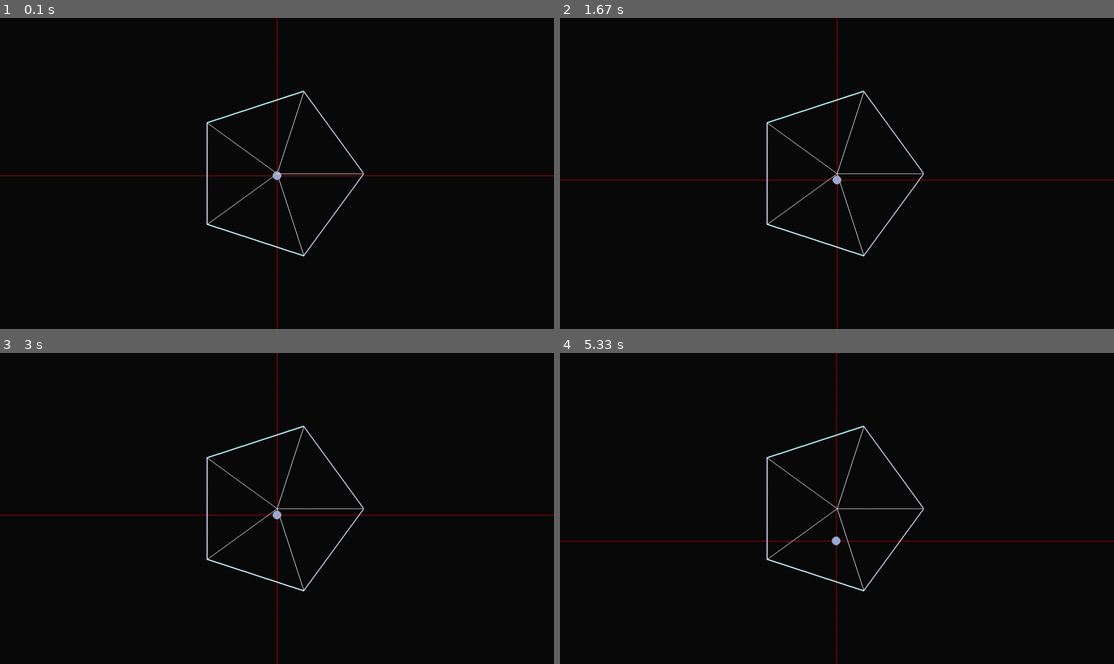
Above: before the commit, frames 1-4 (two rows, left to right).
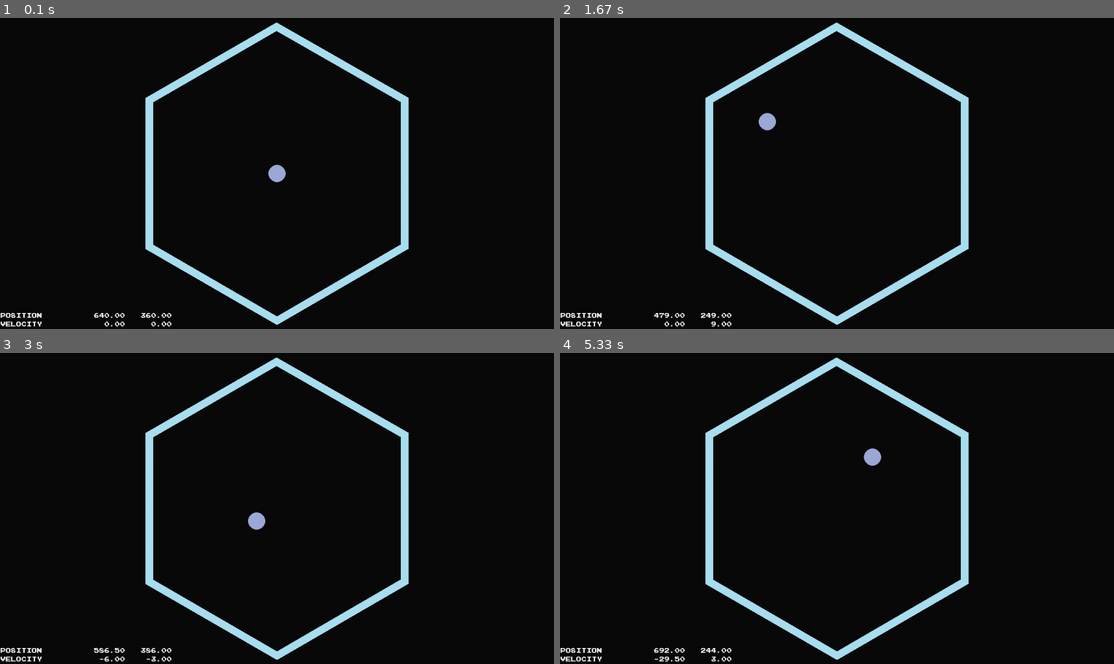
Above: after the commit, the same moments.

Repository: jwannamaker/PolyBounce
Game: pygame game, started from main.py
Same seed, same stepped clock (60 frames per second), same inputs: the game is played once before the commit and once after it.
Inputs:
- Up to frame 1 (0.1 s): no input
- Up to frame 2 (1.67 s): hold D 0.33-0.8 s; hold W 0.83-1.13 s; hold D 1.17-1.63 s
- Up to frame 3 (3 s): hold A 1.67-2.2 s; hold S 2.23-2.53 s; hold A 2.57-2.97 s
- Up to frame 4 (5.33 s): hold W 3-3.37 s; hold D 3.4-4.03 s; hold S 4.07-4.43 s; hold A 4.47-4.93 s; hold D from 4.97 s (still down)

The runs differ from the first frame. In frame 1, 5.8% of the frame differs, in the area x 0-100%, y 0-100%; in frame 2, 5.8%; in frame 3, 5.9%; in frame 4, 6.0%.

Commit message:
Collision response sorta works? The flipped y axis is throwing me off

Diff:
--- a/ball.py
+++ b/ball.py
@@ -4,16 +4,12 @@
 from utils import *
 
 class Ball(pygame.sprite.Sprite):
-    def __init__(self, radius, color=random.choice(list(PALLETE.values()))):
+    def __init__(self, radius, ring_group, color=random.choice(list(PALLETE.values()))):
         super().__init__()
         self.radius = radius
         self.color = color
-        self.position = Vector2(CENTER)
-        self.prev_position = Vector2(self.position)
-
+        self.position = CENTER.copy()
         self.velocity = Vector2(0, 0)
-        self.acceleration = Vector2(GRAVITY)
-
         self.keys_held = []
 
         self.image = pygame.Surface((self.radius * 2, self.radius * 2))
@@ -23,32 +19,10 @@
         pygame.draw.circle(self.image, self.color, [self.radius, self.radius], self.radius)
         self.rect = self.image.get_rect()
         self.rect.topleft = self.position - Vector2(self.radius)
+        self.prev_rect = self.rect.copy()
 
+        self.ring_group = ring_group
         self.mask = pygame.mask.from_surface(self.image)
-        self.ring_group = pygame.sprite.Group()
-
-    def set_ring_group(self, group):
-        self.ring_group = group
-
-    def add_ring(self, ring):
-        self.ring_group.add(ring)
-
-    def draw(self, surface):
-        '''
-            Draws the ball on the specified surface by first calculating where
-            the topleft is positioned. Necessary because .blit() takes the
-            topleft as the second argument.
-        '''
-        self.rect.topleft = self.position - Vector2(self.radius)
-        surface.blit(self.image, self.rect.topleft)
-
-    def collides_with(self, other):
-        '''
-            Returns True is the distance from the center of the ball to the center
-            of the other object is less than or equal to the sum of their radii.
-        '''
-        distance = self.position.distance_to(other.position)
-        return distance <= self.radius + other.radius
 
     def collision(self, type):
         # collision_sprites = pygame.sprite.spritecollide(self, self.ring_group, False, pygame.sprite.collide_circle)
@@ -62,35 +36,47 @@
                 # Convert the overlap coordinate into a coordinate on the screen
                 collision_x = overlap[0] + sprite.rect.topleft[0]
                 collision_y = overlap[1] + sprite.rect.topleft[1]
-                collision_coord = Vector2(collision_x, collision_y)
-                print('Collision Site:', collision_coord)
-                print('Ball Position:', self.position)
                 if type == 'horizontal':
                     # Collision is on the right
-
+                    if self.rect.right >= collision_x and self.prev_rect.right <= collision_x:
+                        self.position.x = collision_x - self.radius
+                        self.rect.right = collision_x
+                        self.velocity.x *= -1
 
                     # Collision is on the left
-                    pass
+                    if self.rect.left <= collision_x and self.prev_rect.left >= collision_x:
+                        self.position.x = collision_x + self.radius
+                        self.rect.left = collision_x
+                        self.velocity.x *= -1
 
                 if type == 'vertical':
+                    # Collision is on the bottom
+                    if self.rect.bottom >= collision_y and self.prev_rect.bottom <= collision_y:
+                        self.position.y = collision_y - self.radius
+                        self.rect.bottom = collision_y
+                        self.velocity.y *= -1
+
                     # Collision is on the top
-                    pass
-
-                    # Collision is on the bottom
-                    pass
-
+                    if self.rect.top <= collision_y and self.prev_rect.top >= collision_y:
+                        self.position.y = collision_y + self.radius
+                        self.rect.top = collision_y
+                        self.velocity.y *= -1
 
     def update(self):
-        self.prev_position = self.position.copy()
+        self.prev_rect = self.rect.copy()
 
         # Applying any user input for movement
         if self.keys_held.count('left'):
-            self.velocity.x -= 1
+            self.velocity.x -= 0.5
         if self.keys_held.count('right'):
-            self.velocity.x += 1
+            self.velocity.x += 0.5
+        if self.keys_held.count('up'):
+            self.velocity.y -= 0.5
+        if self.keys_held.count('down'):
+            self.velocity.y += 0.5
 
         # Checking if hit left wall
-        if self.position.x - self.radius < 0:
+        if self.position.x - self.radius <= 0:
             self.position.x = self.radius # Correct position to be within the wall and then bounce off
             self.velocity.x *= -0.2    # Negative to reverse direction, < 1 to simulate loss of momentum
 
@@ -100,7 +86,7 @@
             self.velocity.x *= -0.2    # Bounce off with a dampening effect
 
         # Checking if hit top wall
-        if self.position.y - self.radius < 0:
+        if self.position.y - self.radius <= 0:
             self.position.y = self.radius
             self.velocity.y *= -0.9
 
@@ -109,13 +95,22 @@
             self.position.y = SCREEN_SIZE.y - self.radius
             self.velocity.y *= -0.9
 
+        self.rect.topleft = self.position - Vector2(self.radius)
 
-        self.velocity += self.acceleration
+        self.collision('horizontal')    # Detect collision along x-axis
         self.position.x += self.velocity.x
-        self.collision('horizontal')    # Detect collision along x-axis
+
+        self.collision('vertical')      # Detect collision along y-axis
         self.position.y += self.velocity.y
-        self.collision('vertical')      # Detect collision along y-axis
-        self.rect.topleft = self.position - Vector2(self.radius)
+
+
+    def draw(self, surface):
+        '''
+            Draws the ball on the specified surface by first calculating where
+            the topleft is positioned. Necessary because .blit() takes the
+            topleft as the second argument.
+        '''
+        surface.blit(self.image, self.rect.topleft)
 
     def get_slope(self):
         '''
--- a/game.py
+++ b/game.py
@@ -25,17 +25,16 @@
         self.background = pygame.Surface(self.screen.get_size()).convert()
         self.background.fill(BACKGROUND_PALLETE['black'])
         self.screen.blit(self.background, (0, 0))
-        pygame.display.flip()
+        self.running = False
 
         # game objects setup
-        self.player_ball = Ball(10)
+        self.inner_ring = Polygon(350, 6)
+        # self.outer_ring = Polygon(250, 6)
+        # self.outer_outer_ring = Polygon(300, 6)
+        self.ring_group = pygame.sprite.Group(self.inner_ring)
+
+        self.player_ball = Ball(20, self.ring_group)
         self.player_group = pygame.sprite.RenderClear(self.player_ball)
-
-        self.inner_ring = Polygon(200, 5)
-        self.ring_group = pygame.sprite.RenderClear(self.inner_ring)
-        self.player_ball.add_ring(self.inner_ring)
-
-        self.running = False
 
     def start(self):
         self.running = True
@@ -43,6 +42,16 @@
 
     def set_fps(self, fps):
         self.fps = fps
+
+    def display_stats(self):
+        player_info = []
+        player_info.append('{:15s} {:8.2f} {:8.2f}'.format('Position', self.player_ball.position[0], self.player_ball.position[1]))
+        player_info.append('{:15s} {:8.2f} {:8.2f}'.format('Velocity', self.player_ball.velocity[0], self.player_ball.velocity[1]))
+
+        # TODO Make some fancy display rect for the text to go onto and then blit that onto the screen
+
+        for i, line in enumerate(player_info):
+            self.screen.blit(self.font.render(line, True, PALLETE['white']), (0, SCREEN_SIZE.y - 40 + 20 * i))
 
     def handle_user_input(self):
         '''
@@ -110,7 +119,7 @@
                 # self.player_ball.position.y += dy
 
         self.player_ball.update()
-        self.inner_ring.update()
+        self.ring_group.update()
 
     def update_game_state(self):
         '''
@@ -118,10 +127,11 @@
         '''
         self.screen.blit(self.background, (0, 0))
         # drawing some lines for the purpose of debugging/analyzing output values
-        pygame.draw.line(self.screen, (255, 0, 0), (self.player_ball.position.x, 0), (self.player_ball.position.x, SCREEN_SIZE.y))
-        pygame.draw.line(self.screen, (255, 0, 0), (0, self.player_ball.position.y), (SCREEN_SIZE.x, self.player_ball.position.y))
+        # pygame.draw.line(self.screen, (255, 0, 0), (self.player_ball.position.x, 0), (self.player_ball.position.x, SCREEN_SIZE.y))
+        # pygame.draw.line(self.screen, (255, 0, 0), (0, self.player_ball.position.y), (SCREEN_SIZE.x, self.player_ball.position.y))
+        self.display_stats()
         self.player_ball.draw(self.screen)
-        self.inner_ring.draw(self.screen)
+        self.ring_group.draw(self.screen)
         self.dt = self.clock.tick(self.fps) / 1000
         pygame.display.flip()
 
--- a/main.py
+++ b/main.py
@@ -5,7 +5,7 @@
 
 def main():
     game = PolyBounce()
-    game.set_fps(1)
+    game.set_fps(60)
     game.start()
 
 if __name__ == '__main__':
--- a/polygon.py
+++ b/polygon.py
@@ -1,7 +1,7 @@
 import pygame
 from utils import *
 
-
+"""
 class PolySegment(pygame.sprite.Sprite):
     '''
         Represents a segment of a polygon. Helps the collision detection, amongst
@@ -21,7 +21,7 @@
     def draw(self, surface):
         pygame.draw.line(surface, self.color, self.start, self.end, self.thickness)
         points = [self.end, (surface.get_rect().centerx, surface.get_rect().centery), self.start]
-        pygame.draw.aalines(surface, PALLETE['white'], True, points)
+        pygame.draw.lines(surface, PALLETE['white'], True, points, self.thickness)
 
     def get_length(self):
         return self.start.distance_to(self.end)
@@ -32,6 +32,7 @@
         normal = unit_z_vector.cross(side_vector)
         print('Side vector:', side_vector, '; Normal Vector:', normal)
         return normal
+"""
 
 class Polygon(pygame.sprite.Sprite):
     '''Polygon ring rotates using  Q (counterclockwise) and E (clockwise).
@@ -40,10 +41,11 @@
         pygame (pygame.sprite.Sprite): base class
     '''
 
-    def __init__(self, radius, N, color=random.choice(list(PALLETE.values()))):
+    def __init__(self, radius, N, wall_thickness = 20, color = random.choice(list(PALLETE.values()))):
         super().__init__()
         self.radius = radius
         self.color = color
+        self.wall_thickness = wall_thickness
         self.position = Vector2(CENTER)
         self.N = N                  # number of sides
 
@@ -51,16 +53,15 @@
         # self.keys_held = []
 
         self.theta = self.get_theta()
-        self.vertices = self.get_vertices()
+        self.vertices = self.get_vertices(self.radius)
+        self.inner_vertices = self.get_vertices(self.radius - self.wall_thickness)
         self.image = pygame.Surface((self.radius * 2, self.radius * 2))
         self.image.fill((0, 0, 0))
+        self.draw_ring()
         self.image.set_colorkey((0, 0, 0))
 
-        self.segments = []
-        self.draw_lines()
-        self.rect = self.image.get_rect(center = self.position)
-        self.prev_rect = self.rect.copy()   # stores previous frame position info
-
+        self.rect = self.image.get_rect()
+        self.rect.center = self.position
         # get the surface from the area bounded by the shape for the mask
         self.mask = pygame.mask.from_surface(self.image)
 
@@ -72,30 +73,17 @@
         '''
         return (2 * np.pi) / self.N
 
-    def get_vertices(self):
+    def get_vertices(self, radius, tilt = 1.5 * np.pi):
         vertices = []
-        for i in range(self.N):
-            theta = i * self.theta
-            x = (self.radius * np.cos(theta)) + self.radius
-            y = (self.radius * np.sin(theta)) + self.radius
+        for i in range(1, self.N + 1):
+            x = (radius * np.cos(tilt + self.theta * i)) + self.radius
+            y = (radius * np.sin(tilt + self.theta * i)) + self.radius
             vertices.append(Vector2(x, y))
         return vertices
 
-    def draw_lines(self):
-        for i in range(0, len(self.vertices)):
-            start = self.vertices[i]
-            end = self.vertices[i + 1] if i + 1 < len(self.vertices) else self.vertices[0]
-            segment = PolySegment(start, end, random.choice(list(RING_PALLETE.values())))
-            segment.draw(self.image)
-            self.segments.append(segment)
-        self.mask = pygame.mask.from_surface(self.image)
-
-    # def get_vectors(self):
-    #     vectors = []
-    #     for p in self.vertices:
-    #         pygame.
-    #         vectors.append(self.position.astype(float), p)
-    #     return vectors
+    def draw_ring(self):
+        pygame.draw.polygon(self.image, random.choice(list(RING_PALLETE.values())), self.vertices)
+        pygame.draw.polygon(self.image, (0, 0, 0), self.inner_vertices)
 
     def draw(self, surface):
         blit_position = self.position - Vector2(self.radius)
